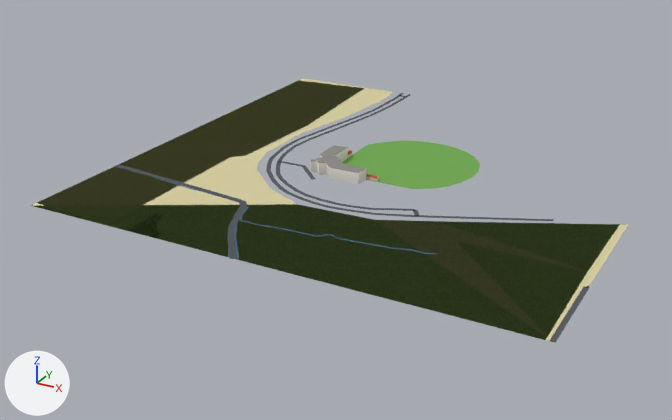
One commit to the glTF model public/tiles/-1_0.lod0.glb: the scene before it, then after it.
Camera for both pictures: a 50 mm lens placed at (387.0, -814.0, 347.0), pointed at (-37.0, -44.0, -39.0). Every picture has the same lights, and +X, +Y and +Z are marked at lower left. The picture after the commit comes second. Where no turn or scale is listed for an object, it has been applied to the vertices. Vertices at exactly the same position are counted once.

Objects in the first picture: 'buildings_walls', 'landuse', 'roads' and 2 more.
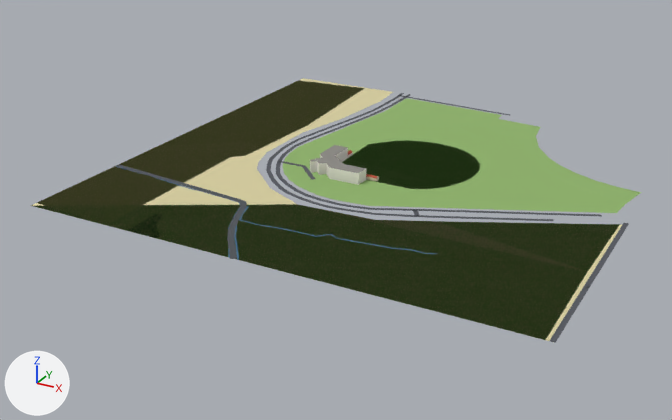
Changed parts and their boxes [x1, y1, x2, y2] in the pictures (672 x 420 px):
```json
{"object": "landuse", "change": "reshaped", "before": [31, 78, 628, 342], "after": [31, 78, 641, 342]}
{"object": "roads", "change": "reshaped", "before": [116, 93, 590, 343], "after": [116, 93, 629, 343], "on screen": "8% wider"}
{"part": 1, "of": "me_landuse", "change": "added", "after": [282, 98, 641, 213], "on screen": "green"}
{"part": 2, "of": "me_roads", "change": "added", "after": [407, 96, 510, 116]}
{"part": 3, "of": "me_roads", "change": "added", "after": [415, 209, 629, 287]}
```

The change, as JSON lines over the scene's bpy script:
```json
{"block": "me_landuse", "where": "# used by ob_landuse; location = (0.0, 0.0, 0.0)"}
{"op": "remove", "block": "me_landuse", "code": "me_landuse.from_pydata(...)  # 55 vertices, 50 faces; spans x -250.0..250.0, y -250.0..250.0, z 0.0"}
{"op": "add", "block": "me_landuse", "code": "me_landuse.from_pydata(...)  # 80 vertices, 73 faces; spans x -250.0..250.0, y -250.0..250.0, z 0.0"}
{"block": "me_landuse", "change": "me_landuse part 1: a new loose piece of 25 vertices spanning x -114.0..244.0, y -101.0..233.0, z 0.0, in mat_landuse"}
{"block": "me_roads", "where": "# used by ob_roads; location = (0.3, -0.8, 0.1)"}
{"block": "me_roads", "where": "# verts and faces of me_roads; kept vertices keep their numbers, new ones are numbered from 158"}
{"block": "me_roads", "where": "# before: 20 (-90.0, 241.0, 0.0) at pixel (407, 96), 22 (-90.0, 237.0, 0.0) at pixel (405, 97)"}
{"block": "me_roads", "where": "# before: 25 (246.0, -157.0, 0.0) at pixel (583, 286), 27 (250.0, -157.0, 0.0) at pixel (589, 287), 122 (68.0, -83.0, 0.0) at pixel (415, 208), 123 (70.0, -87.0, 0.0) at pixel (415, 210)"}
{"op": "remove", "block": "me_roads", "code": "me_roads.from_pydata(...)  # 158 vertices, 136 faces; spans x -251.0..251.0, y -251.0..251.0, z 0.0"}
{"op": "add", "block": "me_roads", "code": "me_roads.from_pydata(...)  # 164 vertices, 142 faces; spans x -251.0..251.0, y -251.0..251.0, z 0.0"}
{"block": "me_roads", "change": "me_roads part 2"}
{"op": "add", "block": "me_roads", "code": "verts[162] = (52.0, 232.0, 0.0)  # pixel (511, 114)"}
{"op": "add", "block": "me_roads", "code": "verts[163] = (52.0, 228.0, 0.0)  # pixel (509, 115)"}
{"op": "add", "block": "me_roads", "code": "faces += [(22, 163, 162), (20, 22, 162)]"}
{"block": "me_roads", "change": "me_roads part 3"}
{"op": "add", "block": "me_roads", "code": "verts[158] = (245.0, -21.0, 0.0)  # pixel (623, 222)"}
{"op": "add", "block": "me_roads", "code": "verts[159] = (250.0, -21.0, 0.0)  # pixel (629, 223)"}
{"op": "add", "block": "me_roads", "code": "verts[160] = (223.0, -13.0, 0.0)  # pixel (601, 214)"}
{"op": "add", "block": "me_roads", "code": "verts[161] = (225.0, -17.0, 0.0)  # pixel (602, 216)"}
{"op": "add", "block": "me_roads", "code": "faces += [(25, 27, 158), (27, 159, 158), (122, 123, 160), (123, 161, 160)]"}
```
